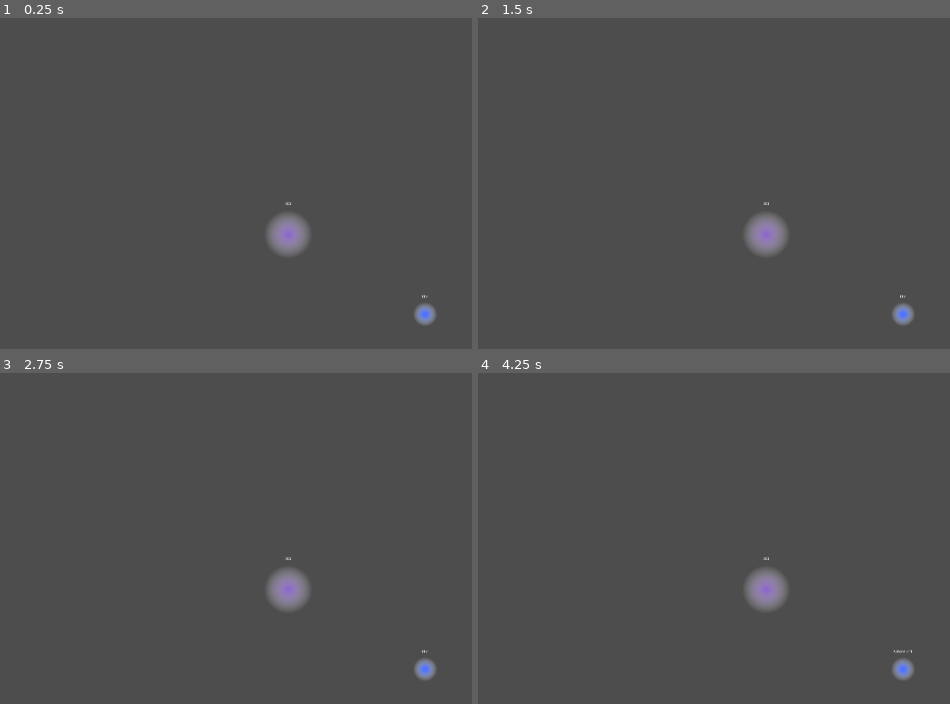
Above: before the commit, frames 1-4 (two rows, left to right).
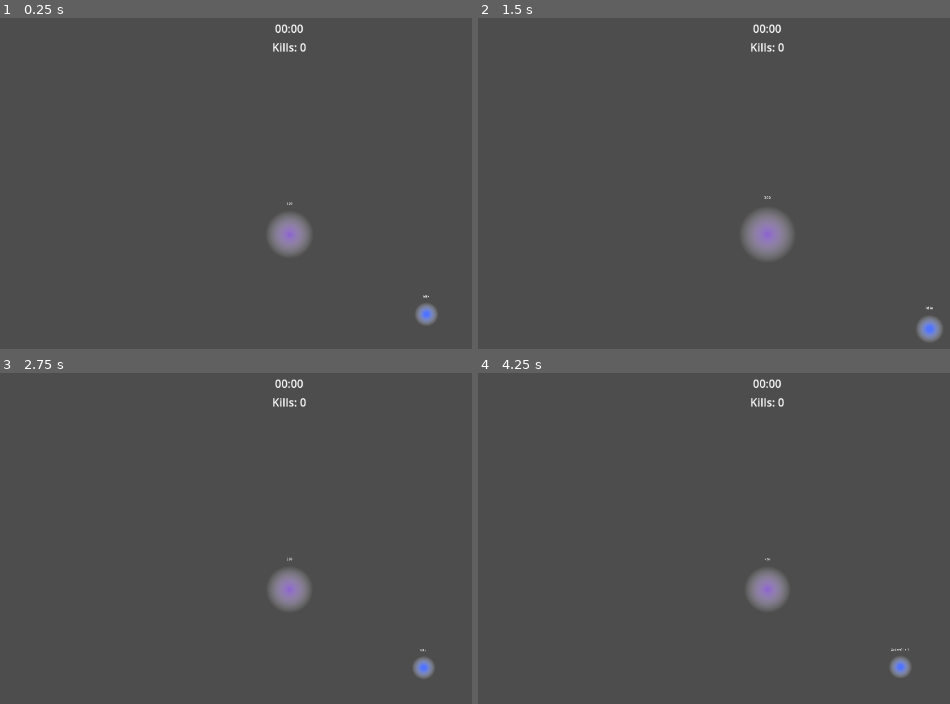
Above: after the commit, the same moments.

Repository: dwlee0802/ProbabilityShooter
Game: Godot game, scene res://Scenes/game.tscn
Two runs of this game, one before a commit and one after it. Both use one fixed random seed, a clock stepped at 60 frames per second and the inputs below.
Inputs (mouse positions are in pixels of both pictures, inside the frame that each line leads up to):
- Up to frame 1 (0.25 s): no input
- Up to frame 2 (1.5 s): tap Enter at 0.5 s; move the mouse to (945, 213) at 0.52 s; tap Middle mouse button (camera_pan, bound only after the commi… at 0.6 s; tap Mouse wheel up (camera_zoom_in, bound only after the commit) at 0.8, 1.35 s; tap Space at 1.25 s; move the mouse to (605, 256) at 1.27 s
- Up to frame 3 (2.75 s): tap Mouse wheel down (camera_zoom_out, bound only after the com… at 1.55, 2.1 s; tap Enter at 2 s; move the mouse to (368, 492) at 2.02 s; tap Middle mouse button (camera_pan, bound only after the commi… at 2.3 s
- Up to frame 4 (4.25 s): tap Space at 2.75 s; move the mouse to (728, 680) at 2.77 s; tap Q (action_1) at 2.85 s; tap Mouse wheel up (camera_zoom_in, bound only after the commit) at 3.05 s; move the mouse to (outside the picture) at 3.52 s; click (outside the picture) at 3.6 s; tap Mouse wheel down (camera_zoom_out, bound only after the com… at 3.8 s

The runs differ from the first frame. In frame 1, 0.2% of the frame differs, in the area x 57-91%, y 1-85%; in frame 2, 1.0%, in the area x 57-99%, y 1-98%; in frame 3, 0.4%; in frame 4, 0.5%.

Commit message:
Camera zoom and pan.

Diff:
--- /dev/null
+++ b/Scenes/CameraControl.gd
@@ -0,0 +1,41 @@
+extends Camera2D
+
+@export
+var zoomSpeed: float = 10.0
+var zoomTarget: Vector2
+
+## camera panning related stuff
+var dragging: bool = false
+var mouse_pos_init: Vector2
+var camera_pos_init: Vector2
+
+
+# Called when the node enters the scene tree for the first time.
+func _ready():
+	zoomTarget = zoom
+
+func _process(delta):
+	zoom_camera(delta)
+	pan_camera()
+
+func zoom_camera(delta):
+	if Input.is_action_just_pressed("camera_zoom_in"):
+		zoomTarget *= 1.1
+
+	if Input.is_action_just_pressed("camera_zoom_out"):
+		zoomTarget *= 0.9
+
+	zoom = zoom.slerp(zoomTarget, zoomSpeed * delta)
+
+func pan_camera():
+	if !dragging and Input.is_action_just_pressed("camera_pan"):
+		mouse_pos_init = get_viewport().get_mouse_position()
+		camera_pos_init = position
+		dragging = true
+
+	if dragging and Input.is_action_just_released("camera_pan"):
+		dragging = false
+
+	if dragging:
+		var offset_vector: Vector2 = get_viewport().get_mouse_position() - mouse_pos_init
+		position = camera_pos_init - offset_vector * 1 / zoom.x
--- a/Scenes/enemy_unit.gd
+++ b/Scenes/enemy_unit.gd
@@ -13,9 +13,10 @@
 var health_label: Label = $HealthLabel
 
 
-func on_spawn(speed: float, health: int):
+func on_spawn(speed: float, health: int) -> void:
 	var core_dir = global_position.direction_to(EnemyUnit.core_position)
 	apply_central_impulse(core_dir * speed)
+	health_points = health
 	movement_speed = speed
 
 func _ready():
--- a/Scenes/game.tscn
+++ b/Scenes/game.tscn
@@ -1,7 +1,8 @@
-[gd_scene load_steps=4 format=3 uid="uid://dxjkqbl8aq56s"]
+[gd_scene load_steps=5 format=3 uid="uid://dxjkqbl8aq56s"]
 
 [ext_resource type="Script" path="res://Scenes/game.gd" id="1_entdd"]
 [ext_resource type="PackedScene" uid="uid://c23cvo0viwxq4" path="res://Scenes/core.tscn" id="1_i48ud"]
+[ext_resource type="Script" path="res://Scenes/CameraControl.gd" id="2_iduqg"]
 [ext_resource type="PackedScene" uid="uid://cxvs0ubbipl35" path="res://Scenes/player_unit.tscn" id="2_jg501"]
 
 [node name="Game" type="Node2D"]
@@ -10,10 +11,13 @@
 spawn_radius = 3000
 no_game_over = true
 
+[node name="SpawnTimer" type="Timer" parent="."]
+process_callback = 0
+
 [node name="Camera2D" type="Camera2D" parent="."]
-position = Vector2(6, 0)
 zoom = Vector2(0.3, 0.3)
 process_callback = 0
+script = ExtResource("2_iduqg")
 
 [node name="Core" parent="." instance=ExtResource("1_i48ud")]
 
@@ -21,9 +25,31 @@
 position = Vector2(658, 384)
 movement_speed = 500.0
 
-[node name="SpawnTimer" type="Timer" parent="."]
-process_callback = 0
-
 [node name="Enemies" type="Node2D" parent="."]
 
+[node name="CanvasLayer" type="CanvasLayer" parent="."]
+
+[node name="VBoxContainer" type="VBoxContainer" parent="CanvasLayer"]
+anchors_preset = 5
+anchor_left = 0.5
+anchor_right = 0.5
+offset_left = -25.0
+offset_top = 15.0
+offset_right = 25.0
+offset_bottom = 65.0
+grow_horizontal = 2
+alignment = 1
+
+[node name="TimeLabel" type="Label" parent="CanvasLayer/VBoxContainer"]
+layout_mode = 2
+text = "00:00"
+horizontal_alignment = 1
+vertical_alignment = 1
+
+[node name="KillCountLabel" type="Label" parent="CanvasLayer/VBoxContainer"]
+layout_mode = 2
+text = "Kills: 0"
+horizontal_alignment = 1
+vertical_alignment = 1
+
 [connection signal="body_entered" from="Core" to="Core" method="_on_body_entered"]
--- a/project.godot
+++ b/project.godot
@@ -36,6 +36,21 @@
 "events": [Object(InputEventKey,"resource_local_to_scene":false,"resource_name":"","device":-1,"window_id":0,"alt_pressed":false,"shift_pressed":false,"ctrl_pressed":false,"meta_pressed":false,"pressed":false,"keycode":0,"physical_keycode":87,"key_label":0,"unicode":119,"echo":false,"script":null)
 ]
 }
+camera_zoom_in={
+"deadzone": 0.5,
+"events": [Object(InputEventMouseButton,"resource_local_to_scene":false,"resource_name":"","device":-1,"window_id":0,"alt_pressed":false,"shift_pressed":false,"ctrl_pressed":false,"meta_pressed":false,"button_mask":8,"position":Vector2(214, 22),"global_position":Vector2(218, 63),"factor":1.0,"button_index":4,"canceled":false,"pressed":true,"double_click":false,"script":null)
+]
+}
+camera_zoom_out={
+"deadzone": 0.5,
+"events": [Object(InputEventMouseButton,"resource_local_to_scene":false,"resource_name":"","device":-1,"window_id":0,"alt_pressed":false,"shift_pressed":false,"ctrl_pressed":false,"meta_pressed":false,"button_mask":16,"position":Vector2(116, 15),"global_position":Vector2(120, 56),"factor":1.0,"button_index":5,"canceled":false,"pressed":true,"double_click":false,"script":null)
+]
+}
+camera_pan={
+"deadzone": 0.5,
+"events": [Object(InputEventMouseButton,"resource_local_to_scene":false,"resource_name":"","device":-1,"window_id":0,"alt_pressed":false,"shift_pressed":false,"ctrl_pressed":false,"meta_pressed":false,"button_mask":4,"position":Vector2(122, 11),"global_position":Vector2(126, 52),"factor":1.0,"button_index":3,"canceled":false,"pressed":true,"double_click":false,"script":null)
+]
+}
 
 [rendering]
 
